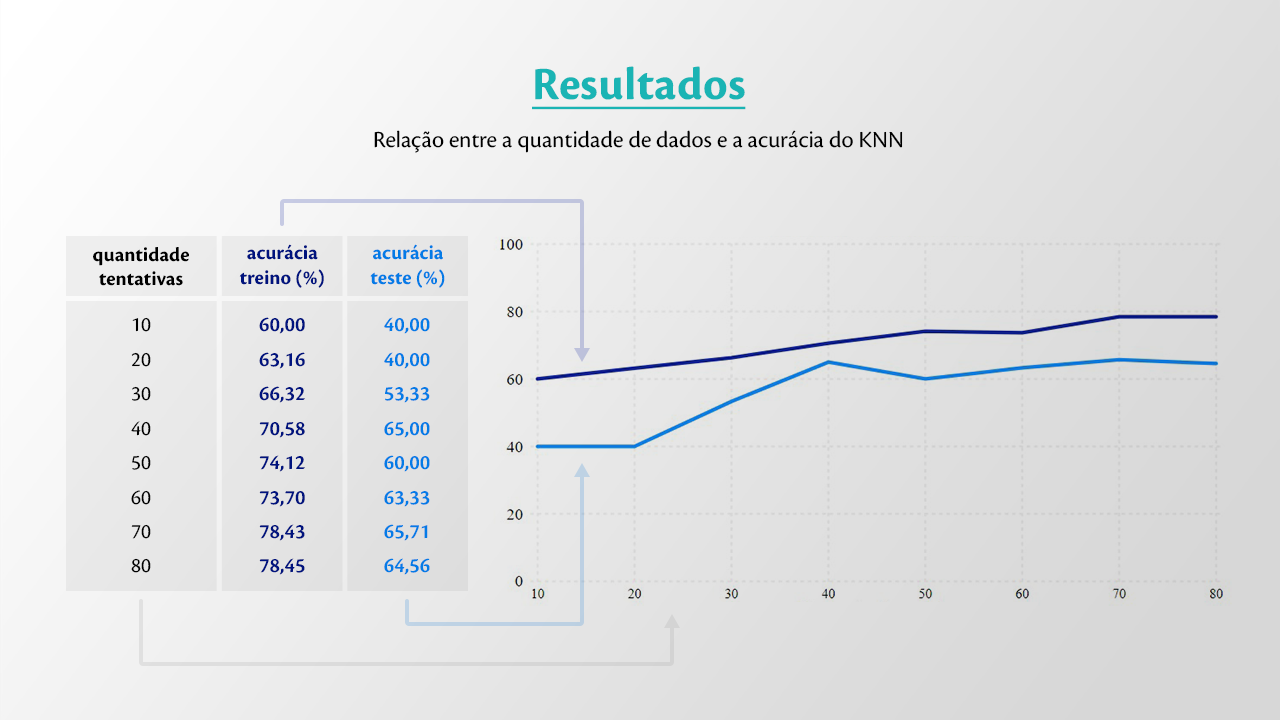
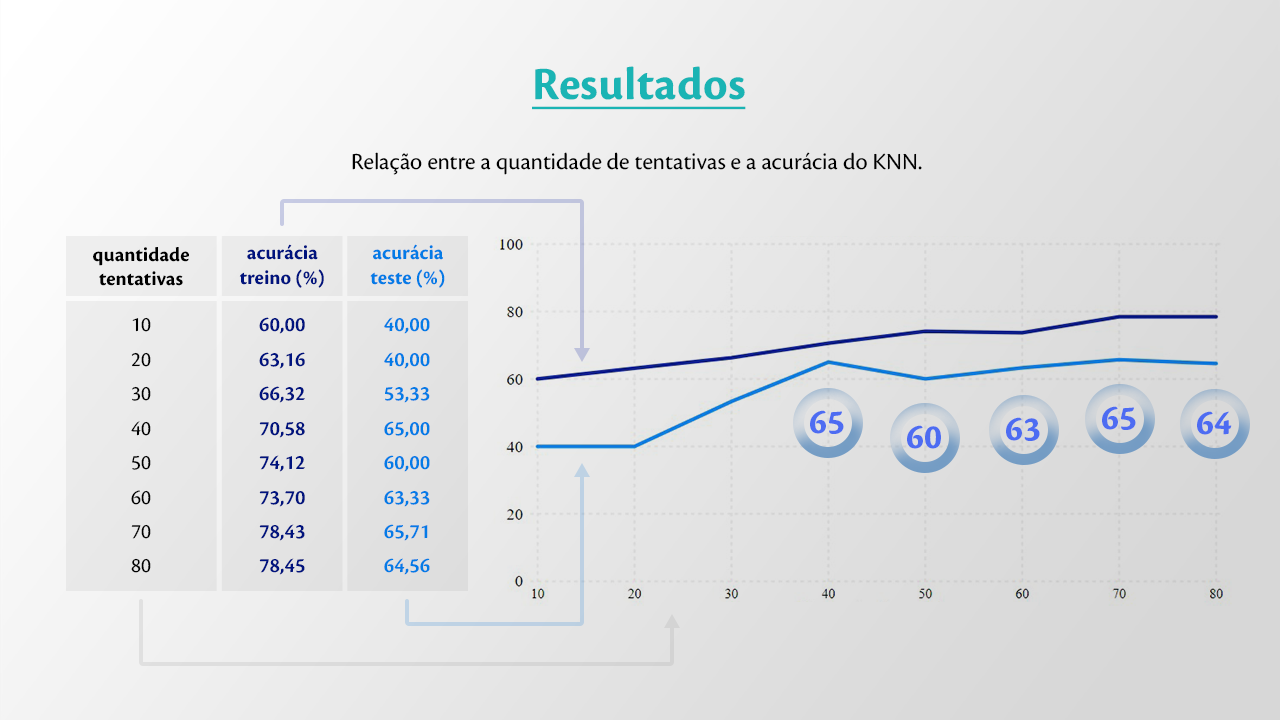
Revision of a layered 1280 × 720 image; what changed, layer by layer:
renamed "Relação entre a quantidade de dados e a acurácia do KNN" to "Relação entre a quantidade de tentativas e a acurácia do KNN.", painted on it over [352, 130, 922, 175]
added layer "64 copy" above "Layer 10 copy 4" over [1197, 411, 1232, 435]
added layer "Layer 10 copy 4" above "65" over [1180, 389, 1250, 459]
added layer "65" (1st of 2) above "Layer 10 copy 3" over [1102, 406, 1136, 430]
added layer "Layer 10 copy 3" above "63" over [1085, 384, 1155, 454]
added layer "63" above "Layer 10 copy 2" over [1006, 417, 1040, 441]
added layer "Layer 10 copy 2" above "60" over [989, 395, 1059, 465]
added layer "60" above "Layer 10 copy" over [907, 425, 941, 449]
added layer "Layer 10 copy" above "65" over [890, 403, 960, 473]
added layer "65" (2nd of 2) above "Layer 10" over [810, 410, 844, 434]
added layer "Layer 10" above "Group 1" over [793, 388, 863, 458]
